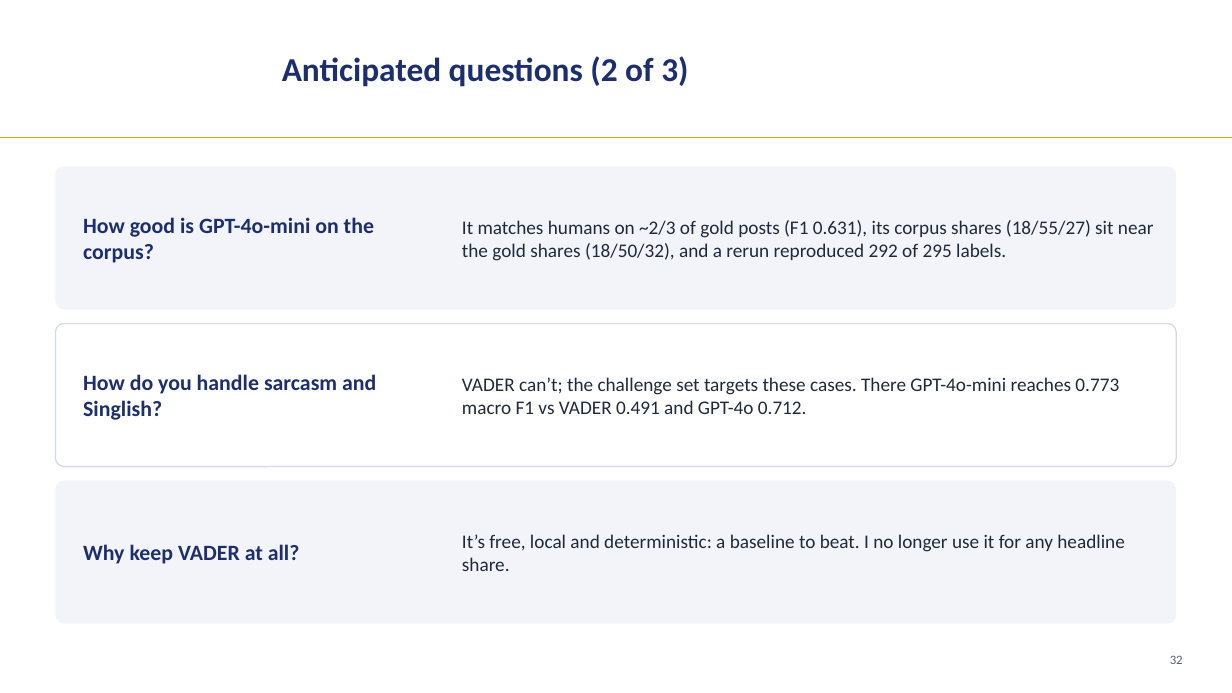
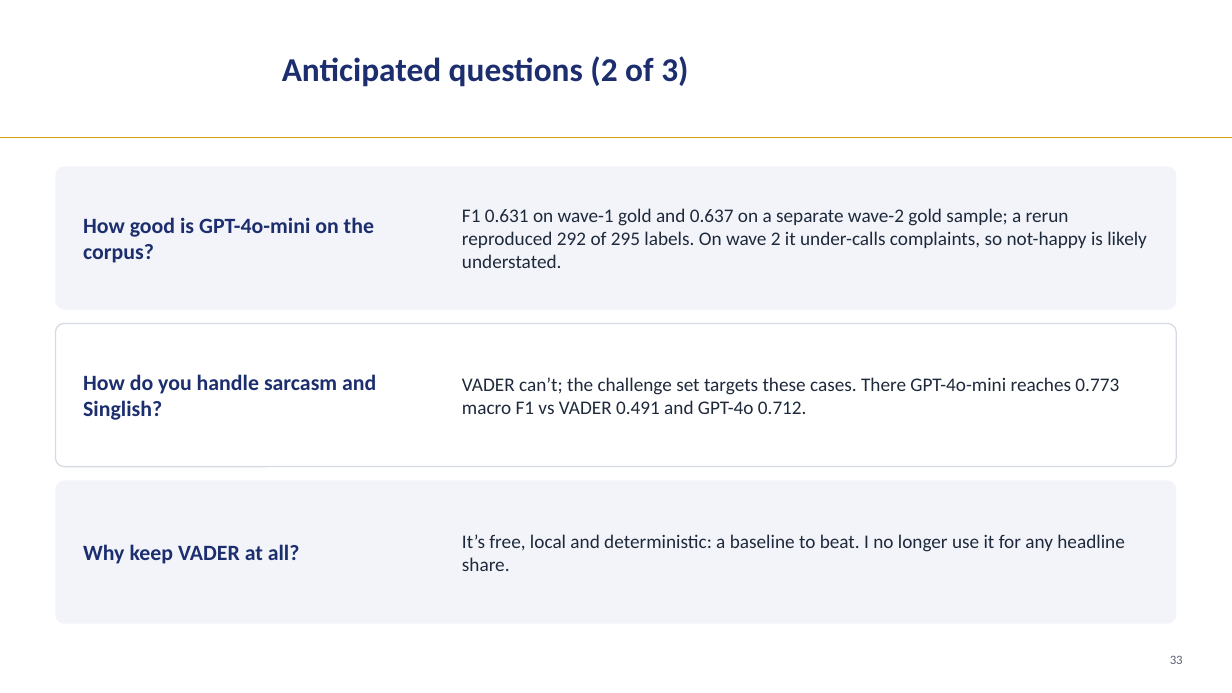
Before and after one commit to LizLicense/Public-Sentiment-Analysis-LLM-powered-Issue-Extraction, a slide deck: slide 33 of presentation/capstone_walkthrough.pptx (slide 32 before the commit). Drawn at 1232x693 pixels with LibreOffice and Linux fonts; fonts in the diff are those of the drawing; background and template pictures are left out. Boxes give left, top, right and bottom in pixels: in the first picture for what was removed or moved away, otherwise in the second. Text is boxed around its words. In the diff, an @@ line names an element or a change of style, - is before the commit and + after.

```diff
--- a/presentation/capstone_walkthrough.pptx
+++ b/presentation/capstone_walkthrough.pptx
@@ text at box(462, 208, 1147, 268): text changed @@
-It matches humans on ~2/3 of gold posts (F1 0.631), its corpus shares (18/55/27) sit near the gold shares (18/50/32), and a rerun reproduced 292 of 295 labels.
+F1 0.631 on wave-1 gold and 0.637 on a separate wave-2 gold sample; a rerun reproduced 292 of 295 labels. On wave 2 it under-calls complaints, so not-happy is likely understated.
```
Also in this commit, not shown: 20 other slides changed, 1 slide added, 13 other files.
